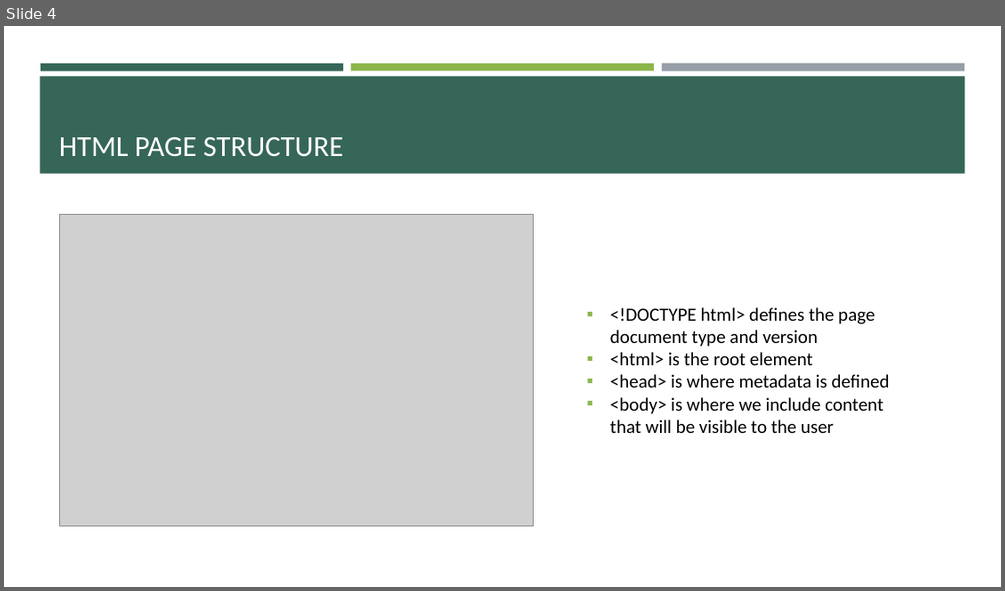
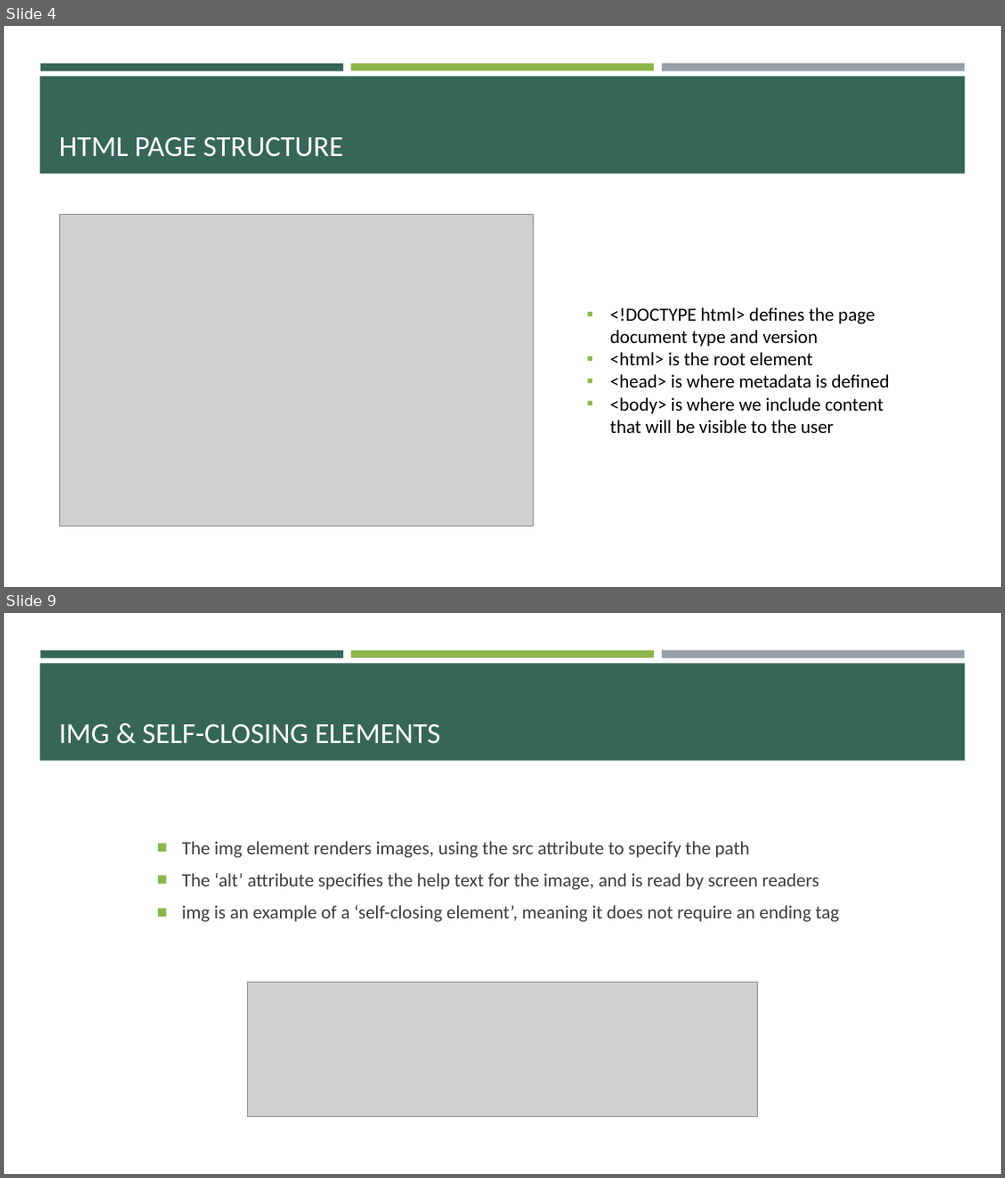
Before and after one commit to e-m-wilson/SNOW, a slide deck: Week_1/003-HTML_&_CSS/HTML-CSS.pptx. Shown one above the other, each under a label of ours: slide 4 before the commit, slides 4 and 9 after it; the slides between them are not shown. The pictures are 1005x591 and 1005x1178 pixels, drawn with LibreOffice and Linux fonts; fonts in the diff are those of the drawing; grey boxes stand for pictures. Boxes give left, top, right and bottom in pixels: in the first picture for what was removed or moved away, otherwise in the second. Text is boxed around its words. In the diff, an @@ line names an element or a change of style, - is before the commit and + after.

```diff
--- a/Week_1/003-HTML_&_CSS/HTML-CSS.pptx
+++ b/Week_1/003-HTML_&_CSS/HTML-CSS.pptx
@@ slide 9 added at (4,613,1001,1174), background #FFFFFF; not listed: 4 template elements that a slide beside it also shows @@
@@ title added at (59,724,440,743), 28 pt, text #FFFFFF @@
+IMG & SELF-CLOSING ELEMENTS
@@ text added at (182,841,840,922), 18 pt, text #3D3D3D @@
+■ The img element renders images, using the src attribute to specify the path
+■ The ‘alt’ attribute specifies the help text for the image, and is read by screen readers
+■ img is an example of a ‘self-closing element’, meaning it does not require an ending tag
@@ picture added at (247,981,757,1116) @@
```
Also in this commit, not shown: 2 slides changed, 16 other slides added, 2 other files.
